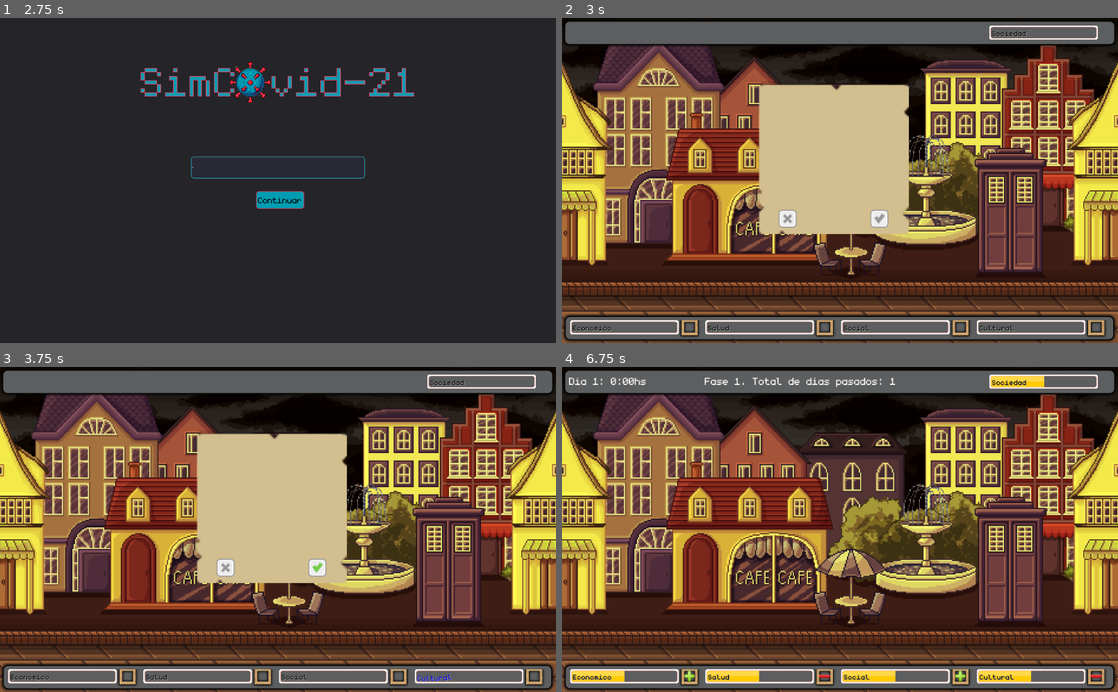
Above: before the commit, frames 1-4 (two rows, left to right).
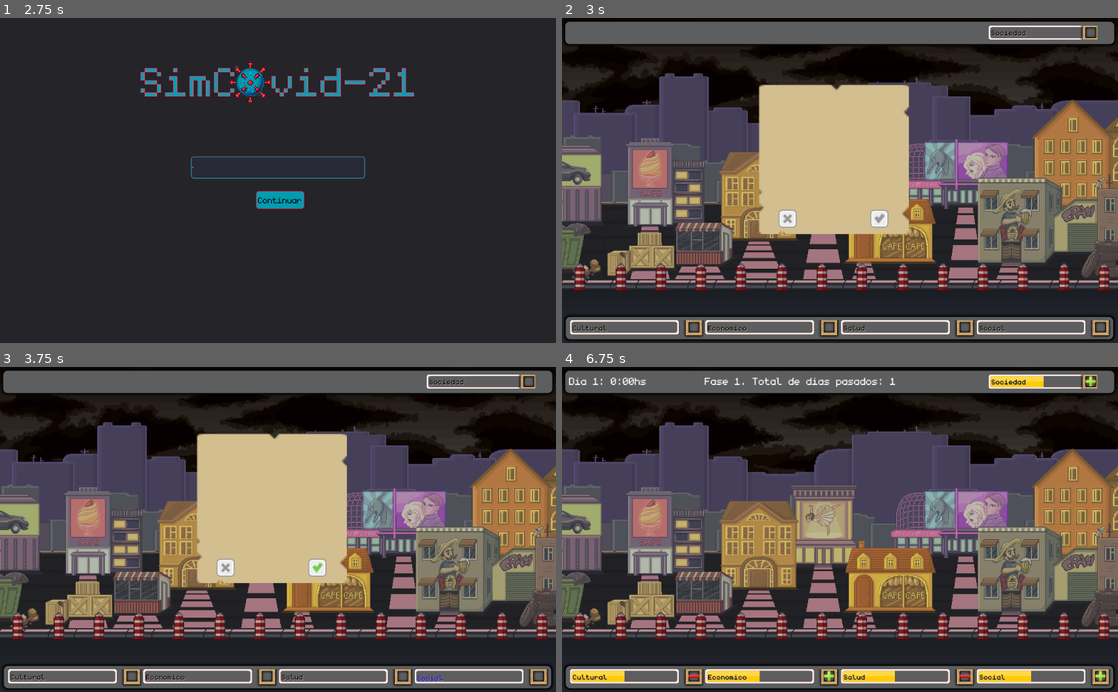
Above: after the commit, the same moments.

Repository: compumundohipermegaredUNQ/SimCovid-21
Game: Godot game, scene res://Main.tscn
The game is run twice, just before and just after one commit, with the same random seed, the same clock (stepped at 60 frames per second) and the same inputs.
Inputs (mouse positions are in pixels of both pictures, inside the frame that each line leads up to):
- Up to frame 1 (2.75 s): click "Comenzar" at 0.5 s; click (278, 167) at 1.27 s; type "12" at 1.35 s; click "Comenzar" at 2 s
- Up to frame 2 (3 s): click "Ayuda" at 2.75 s
- Up to frame 3 (3.75 s): click (316, 568) at 3.5 s
- Up to frame 4 (6.75 s): click (789, 568) at 4.25 s; click (878, 568) at 5 s; click (789, 568) at 5.75 s; click (878, 568) at 6.5 s

Frame 1 is identical in both runs. In frame 2, 62% of the frame differs, in the area x 0-100%, y 2-100%; in frame 3, 62%; in frame 4, 73%.

Commit message:
Ciudad

Diff:
--- a/Main.tscn
+++ b/Main.tscn
@@ -1,6 +1,6 @@
 [gd_scene load_steps=36 format=2]
 
-[ext_resource path="res://assets/City/City-no-sky.png" type="Texture" id=1]
+[ext_resource path="res://assets/City/Street.tscn" type="PackedScene" id=1]
 [ext_resource path="res://src/Main.gd" type="Script" id=2]
 [ext_resource path="res://src/Bar/HealthBarGroup.tscn" type="PackedScene" id=3]
 [ext_resource path="res://src/Clock/Clock.tscn" type="PackedScene" id=4]
@@ -127,17 +127,13 @@
 "_edit_use_anchors_": false
 }
 
-[node name="Street" type="TextureRect" parent="Background"]
-anchor_right = 1.001
-anchor_bottom = 1.0
-margin_left = -8.0
-margin_right = -0.0350342
-margin_bottom = -1.99988
-texture = ExtResource( 1 )
-expand = true
-__meta__ = {
-"_edit_use_anchors_": false
-}
+[node name="Street" parent="Background" instance=ExtResource( 1 )]
+anchor_right = 1.007
+anchor_bottom = 1.013
+margin_left = -14.3453
+margin_top = -7.1272
+margin_right = -5.59045
+margin_bottom = -7.01807
 
 [node name="BackgroundMusic" type="AudioStreamPlayer" parent="Background"]
 stream = ExtResource( 24 )
@@ -323,10 +319,9 @@
 
 [node name="Fail" type="AudioStreamPlayer" parent="sfx"]
 stream = ExtResource( 22 )
-
 [connection signal="pressed" from="MenuBackground/ButtonsContainer/Start" to="MenuBackground" method="_on_Start_pressed"]
 [connection signal="pressed" from="MenuBackground/ButtonsContainer/Help" to="MenuBackground" method="_on_Help_pressed"]
 [connection signal="pressed" from="MenuBackground/HelpContainer/Back" to="MenuBackground" method="_on_Back_pressed"]
 [connection signal="text_changed" from="MenuBackground/InputContainer/Input" to="MenuBackground" method="_on_Input_text_changed"]
+[connection signal="pressed" from="MenuBackground/InputContainer/ContinueButton" to="." method="_on_ContinueButton_pressed"]
 [connection signal="pressed" from="MenuBackground/InputContainer/ContinueButton" to="MenuBackground" method="_on_ContinueButton_pressed"]
-[connection signal="pressed" from="MenuBackground/InputContainer/ContinueButton" to="." method="_on_ContinueButton_pressed"]
--- /dev/null
+++ b/assets/City/Street.tscn
@@ -0,0 +1,327 @@
+[gd_scene load_steps=15 format=2]
+
+[ext_resource path="res://assets/City/Fixed/Road.png" type="Texture" id=1]
+[ext_resource path="res://assets/City/Fixed/City3-Dia.png" type="Texture" id=2]
+[ext_resource path="res://assets/City/Fixed/City2-Dia.png" type="Texture" id=3]
+[ext_resource path="res://assets/City/Economia/Rueda-Dia.png" type="Texture" id=4]
+[ext_resource path="res://assets/City/Economia/Basurero-Dia.png" type="Texture" id=5]
+[ext_resource path="res://assets/City/Economia/Negocios-Dia.png" type="Texture" id=6]
+[ext_resource path="res://assets/City/Economia/Bar-Dia.png" type="Texture" id=7]
+[ext_resource path="res://assets/City/Salud/Hospital-Dia.png" type="Texture" id=8]
+[ext_resource path="res://assets/City/Salud/Casas-Dia.png" type="Texture" id=9]
+[ext_resource path="res://assets/City/Cultura/Chori-Dia.png" type="Texture" id=10]
+[ext_resource path="res://assets/City/Social/Cafe-Dia.png" type="Texture" id=11]
+[ext_resource path="res://assets/City/Cultura/Teatro-Dia.png" type="Texture" id=12]
+[ext_resource path="res://assets/City/Fixed/Floor.png" type="Texture" id=13]
+[ext_resource path="res://assets/City/Fixed/crosswalk.png" type="Texture" id=14]
+
+[node name="City" type="Control"]
+anchor_right = 1.0
+anchor_bottom = 1.007
+margin_left = -9.0
+margin_right = 1.0
+margin_bottom = -0.200073
+__meta__ = {
+"_edit_use_anchors_": false
+}
+
+[node name="CityFarFarAway" type="TextureRect" parent="."]
+anchor_left = 0.008
+anchor_top = 0.166
+anchor_right = 1.0
+anchor_bottom = 0.679
+margin_left = -5.272
+margin_top = 0.735992
+margin_right = -1.0
+margin_bottom = -0.115997
+texture = ExtResource( 2 )
+expand = true
+__meta__ = {
+"_edit_use_anchors_": false
+}
+
+[node name="CityFarAway" type="TextureRect" parent="."]
+anchor_left = 0.002
+anchor_top = 0.308
+anchor_right = 0.998
+anchor_bottom = 0.818
+margin_left = -0.0680001
+margin_top = -0.0320129
+margin_right = 0.0679932
+margin_bottom = -0.0720215
+texture = ExtResource( 3 )
+expand = true
+__meta__ = {
+"_edit_use_anchors_": false
+}
+
+[node name="CrossWalk" type="Control" parent="."]
+anchor_top = 0.561
+anchor_right = 1.0
+anchor_bottom = 0.805
+margin_top = 0.155975
+margin_right = -1.0
+margin_bottom = -0.220032
+__meta__ = {
+"_edit_use_anchors_": false
+}
+
+[node name="Floor" type="TextureRect" parent="CrossWalk"]
+modulate = Color( 1, 1, 1, 0.827451 )
+anchor_right = 1.005
+anchor_bottom = 1.0
+margin_top = 2.0
+margin_right = -0.165039
+margin_bottom = 2.0
+texture = ExtResource( 13 )
+expand = true
+__meta__ = {
+"_edit_use_anchors_": false
+}
+
+[node name="Cross1" type="TextureRect" parent="CrossWalk"]
+anchor_left = 0.136
+anchor_top = 0.272
+anchor_right = 0.205
+anchor_bottom = 0.966
+margin_left = -5.48801
+margin_top = 0.0159988
+margin_right = 0.234985
+margin_bottom = -0.0019989
+texture = ExtResource( 14 )
+expand = true
+__meta__ = {
+"_edit_use_anchors_": false
+}
+
+[node name="Cross2" type="TextureRect" parent="CrossWalk"]
+anchor_left = 0.207
+anchor_top = 0.612
+anchor_right = 0.302
+anchor_bottom = 0.966
+margin_left = 0.168976
+margin_top = 0.0359955
+margin_right = 0.0339966
+margin_bottom = -0.0019989
+texture = ExtResource( 14 )
+expand = true
+__meta__ = {
+"_edit_use_anchors_": false
+}
+
+[node name="Cross3" type="TextureRect" parent="CrossWalk"]
+anchor_left = 0.313
+anchor_top = 0.476
+anchor_right = 0.406
+anchor_bottom = 0.959
+margin_left = -0.32901
+margin_top = 0.0279999
+margin_right = -0.39801
+margin_bottom = 0.0269928
+texture = ExtResource( 14 )
+expand = true
+
+[node name="Cross4" type="TextureRect" parent="CrossWalk"]
+anchor_left = 0.434
+anchor_top = 0.136
+anchor_right = 0.51
+anchor_bottom = 1.0
+margin_left = -0.322021
+margin_top = 0.00799942
+margin_right = 0.169922
+margin_bottom = -4.0
+texture = ExtResource( 14 )
+expand = true
+__meta__ = {
+"_edit_use_anchors_": false
+}
+
+[node name="Cross5" type="TextureRect" parent="CrossWalk"]
+anchor_left = 0.521
+anchor_top = 0.646
+anchor_right = 0.565
+anchor_bottom = 0.966
+margin_left = -0.193054
+margin_top = 0.0379944
+margin_right = 0.35498
+margin_bottom = -0.0019989
+texture = ExtResource( 14 )
+expand = true
+
+[node name="Cross6" type="TextureRect" parent="CrossWalk"]
+anchor_left = 0.688
+anchor_top = 0.034
+anchor_right = 0.754
+anchor_bottom = 0.959
+margin_left = 0.295959
+margin_top = 0.00199986
+margin_right = 0.117981
+margin_bottom = 0.0269928
+texture = ExtResource( 14 )
+expand = true
+__meta__ = {
+"_edit_use_anchors_": false
+}
+
+[node name="Cross7" type="TextureRect" parent="CrossWalk"]
+anchor_left = 0.773
+anchor_top = 0.653
+anchor_right = 0.831
+anchor_bottom = 0.959
+margin_left = 0.490967
+margin_top = 0.00899506
+margin_right = -0.423035
+margin_bottom = 0.0269928
+texture = ExtResource( 14 )
+expand = true
+
+[node name="Negocios" type="TextureRect" parent="."]
+anchor_left = 0.004
+anchor_top = 0.364
+anchor_right = 0.269
+anchor_bottom = 0.641
+margin_left = 0.864
+margin_top = 0.143982
+margin_right = -0.146027
+margin_bottom = -0.164032
+texture = ExtResource( 6 )
+expand = true
+__meta__ = {
+"_edit_use_anchors_": false
+}
+
+[node name="Cine" type="TextureRect" parent="."]
+anchor_left = 0.405
+anchor_top = 0.363
+anchor_right = 0.798
+anchor_bottom = 0.618
+margin_left = 0.22998
+margin_top = -0.251999
+margin_right = -0.132019
+margin_bottom = -0.272034
+texture = ExtResource( 12 )
+expand = true
+__meta__ = {
+"_edit_use_anchors_": false
+}
+
+[node name="Hospital" type="TextureRect" parent="."]
+anchor_left = 0.826
+anchor_top = 0.257
+anchor_right = 1.109
+anchor_bottom = 0.614
+margin_left = -0.0840454
+margin_top = -0.227997
+margin_right = 0.293945
+margin_bottom = 0.143982
+texture = ExtResource( 9 )
+expand = true
+__meta__ = {
+"_edit_use_anchors_": false
+}
+
+[node name="Bar" type="TextureRect" parent="."]
+anchor_left = 0.735
+anchor_top = 0.477
+anchor_right = 1.028
+anchor_bottom = 0.758
+margin_left = 0.0100098
+margin_top = -0.108002
+margin_right = 0.0479736
+margin_bottom = 0.167999
+texture = ExtResource( 7 )
+expand = true
+__meta__ = {
+"_edit_use_anchors_": false
+}
+
+[node name="CasaDeGobierno" type="TextureRect" parent="."]
+anchor_left = 0.287
+anchor_top = 0.412
+anchor_right = 0.428
+anchor_bottom = 0.68
+margin_left = 0.242004
+margin_top = 0.151978
+margin_right = 0.447968
+margin_bottom = 0.279999
+texture = ExtResource( 8 )
+expand = true
+__meta__ = {
+"_edit_use_anchors_": false
+}
+
+[node name="Cafe" type="TextureRect" parent="."]
+anchor_left = 0.504
+anchor_top = 0.53
+anchor_right = 0.671
+anchor_bottom = 0.752
+margin_left = -0.135986
+margin_top = -0.120026
+margin_right = 0.185974
+margin_bottom = -0.208008
+texture = ExtResource( 11 )
+expand = true
+__meta__ = {
+"_edit_use_anchors_": false
+}
+
+[node name="Chori" type="TextureRect" parent="."]
+light_mask = -2147483647
+anchor_left = 0.205
+anchor_top = 0.623
+anchor_right = 0.322
+anchor_bottom = 0.76
+margin_left = 0.0299835
+margin_top = -0.292023
+margin_right = 0.0519714
+margin_bottom = -0.0400391
+texture = ExtResource( 10 )
+expand = true
+__meta__ = {
+"_edit_use_anchors_": false
+}
+
+[node name="Ruedas" type="TextureRect" parent="."]
+anchor_left = 0.869
+anchor_top = 0.528
+anchor_right = 1.017
+anchor_bottom = 0.853
+margin_left = 12.0437
+margin_top = 0.0248413
+margin_right = 0.0115967
+margin_bottom = -0.275146
+texture = ExtResource( 4 )
+expand = true
+__meta__ = {
+"_edit_use_anchors_": false
+}
+
+[node name="Basurero" type="TextureRect" parent="."]
+light_mask = 2
+anchor_top = 0.579
+anchor_right = 0.219
+anchor_bottom = 0.886
+margin_left = 11.0
+margin_top = -6.71603
+margin_right = 7.55399
+margin_bottom = -7.14404
+texture = ExtResource( 5 )
+expand = true
+__meta__ = {
+"_edit_use_anchors_": false
+}
+
+[node name="Street" type="TextureRect" parent="."]
+anchor_left = 0.009
+anchor_top = 0.738
+anchor_right = 1.0
+anchor_bottom = 0.988
+margin_left = -0.306001
+margin_top = 0.247986
+margin_right = -3.0
+margin_bottom = 0.247986
+texture = ExtResource( 1 )
+expand = true
+__meta__ = {
+"_edit_use_anchors_": false
+}
--- a/project.godot
+++ b/project.godot
@@ -10,6 +10,7 @@
 
 _global_script_classes=[  ]
 _global_script_class_icons={
+
 }
 
 [application]
--- a/src/Bar/HealthBar.tscn
+++ b/src/Bar/HealthBar.tscn
@@ -10,11 +10,11 @@
 font_data = ExtResource( 2 )
 
 [node name="HealthBar" type="TextureProgress"]
-anchor_right = 1.0
-anchor_bottom = 1.0
+anchor_right = 0.233
+anchor_bottom = 0.055
 margin_left = 1.0
-margin_right = -2.0
-margin_bottom = -3.0
+margin_right = 0.40799
+margin_bottom = -3.8147e-06
 rect_clip_content = true
 step = 0.001
 value = 50.0
@@ -26,12 +26,13 @@
 }
 
 [node name="HealthBarLabel" type="RichTextLabel" parent="."]
-anchor_right = 0.96
-anchor_bottom = 0.938
+anchor_top = 0.152
+anchor_right = 0.815
+anchor_bottom = 0.697
 margin_left = 5.0
-margin_top = 5.0
-margin_right = -0.440063
-margin_bottom = -0.319946
+margin_top = -0.0160003
+margin_right = 0.0299835
+margin_bottom = -0.00100136
 custom_fonts/normal_font = SubResource( 1 )
 custom_colors/default_color = Color( 0, 0, 0, 1 )
 custom_colors/font_color_shadow = Color( 0.635294, 0.627451, 0.627451, 1 )
@@ -41,10 +42,13 @@
 }
 
 [node name="TextureRect" type="TextureRect" parent="."]
-margin_left = 187.906
-margin_top = -18.5114
-margin_right = 251.906
-margin_bottom = 45.4886
+anchor_left = 0.861
+anchor_right = 1.0
+anchor_bottom = 1.0
+margin_left = -16.2881
+margin_top = -19.0
+margin_right = 14.6299
+margin_bottom = 12.0
 texture = ExtResource( 4 )
 stretch_mode = 3
 __meta__ = {
--- a/src/Bar/HealthBarGroup.tscn
+++ b/src/Bar/HealthBarGroup.tscn
@@ -22,11 +22,12 @@
 }
 
 [node name="TopPanel" type="Panel" parent="."]
-anchor_right = 1.0
+anchor_right = 0.995
+anchor_bottom = 0.046
 margin_left = 4.0
 margin_top = 5.0
-margin_right = -5.0
-margin_bottom = 50.0
+margin_right = 0.119934
+margin_bottom = 22.4
 custom_styles/panel = ExtResource( 3 )
 __meta__ = {
 "_edit_use_anchors_": false
@@ -34,10 +35,11 @@
 
 [node name="HBoxContainer" type="HBoxContainer" parent="TopPanel"]
 anchor_right = 1.0
+anchor_bottom = 0.5
 margin_left = 8.84088
 margin_top = 8.31821
 margin_right = -7.15912
-margin_bottom = 38.3182
+margin_bottom = 15.8182
 size_flags_vertical = 4
 custom_constants/separation = 2
 __meta__ = {
@@ -73,11 +75,11 @@
 label = "Sociedad"
 
 [node name="BottomPanel" type="Panel" parent="."]
-anchor_top = 1.0
+anchor_top = 0.954
 anchor_right = 1.0
 anchor_bottom = 1.0
 margin_left = 5.0
-margin_top = -50.0
+margin_top = -22.4
 margin_right = -7.0
 margin_bottom = -5.0
 custom_styles/panel = ExtResource( 3 )
@@ -86,11 +88,11 @@
 }
 
 [node name="HBoxContainer" type="HBoxContainer" parent="BottomPanel"]
-anchor_top = 1.0
+anchor_top = 0.556
 anchor_right = 1.0
 anchor_bottom = 1.0
 margin_left = 10.0
-margin_top = -37.0
+margin_top = -17.02
 margin_right = -6.0
 margin_bottom = -3.0
 size_flags_vertical = 4
@@ -100,11 +102,22 @@
 "_edit_use_anchors_": false
 }
 
-[node name="Economico" parent="BottomPanel/HBoxContainer" instance=ExtResource( 1 )]
+[node name="Cultural" parent="BottomPanel/HBoxContainer" instance=ExtResource( 1 )]
 anchor_right = 0.0
 anchor_bottom = 0.0
 margin_left = 0.0
 margin_right = 246.0
+margin_bottom = 34.0
+size_flags_horizontal = 7
+multiplier = 0.5
+label = "Cultural"
+percentage = 0.1
+
+[node name="Economico" parent="BottomPanel/HBoxContainer" instance=ExtResource( 1 )]
+anchor_right = 0.0
+anchor_bottom = 0.0
+margin_left = 249.0
+margin_right = 496.0
 margin_bottom = 34.0
 size_flags_horizontal = 7
 label = "Economico"
@@ -113,8 +126,8 @@
 [node name="Salud" parent="BottomPanel/HBoxContainer" instance=ExtResource( 1 )]
 anchor_right = 0.0
 anchor_bottom = 0.0
-margin_left = 249.0
-margin_right = 496.0
+margin_left = 499.0
+margin_right = 746.0
 margin_bottom = 34.0
 size_flags_horizontal = 7
 multiplier = -1.0
@@ -124,21 +137,10 @@
 [node name="Social" parent="BottomPanel/HBoxContainer" instance=ExtResource( 1 )]
 anchor_right = 0.0
 anchor_bottom = 0.0
-margin_left = 499.0
-margin_right = 746.0
+margin_left = 749.0
+margin_right = 996.0
 margin_bottom = 34.0
 size_flags_horizontal = 7
 multiplier = -0.5
 label = "Social"
 percentage = 0.2
-
-[node name="Cultural" parent="BottomPanel/HBoxContainer" instance=ExtResource( 1 )]
-anchor_right = 0.0
-anchor_bottom = 0.0
-margin_left = 749.0
-margin_right = 996.0
-margin_bottom = 34.0
-size_flags_horizontal = 7
-multiplier = 0.5
-label = "Cultural"
-percentage = 0.1
Binary file added: assets/City/Cultura/Chori-Dia.png
Not shown, added: assets/City/Cultura/Chori-Dia.png.import
Binary file added: assets/City/Cultura/Chori-Noche.png
Not shown, added: assets/City/Cultura/Chori-Noche.png.import
Binary file added: assets/City/Cultura/Edificios-Dia.png
Not shown, added: assets/City/Cultura/Edificios-Dia.png.import
Binary file added: assets/City/Cultura/Edificios-Noche.png
Not shown, added: assets/City/Cultura/Edificios-Noche.png.import
Binary file added: assets/City/Cultura/Teatro-Dia.png
Not shown, added: assets/City/Cultura/Teatro-Dia.png.import
Binary file added: assets/City/Cultura/Teatro-Noche.png
Not shown, added: assets/City/Cultura/Teatro-Noche.png.import
(and 52 more such lines)
